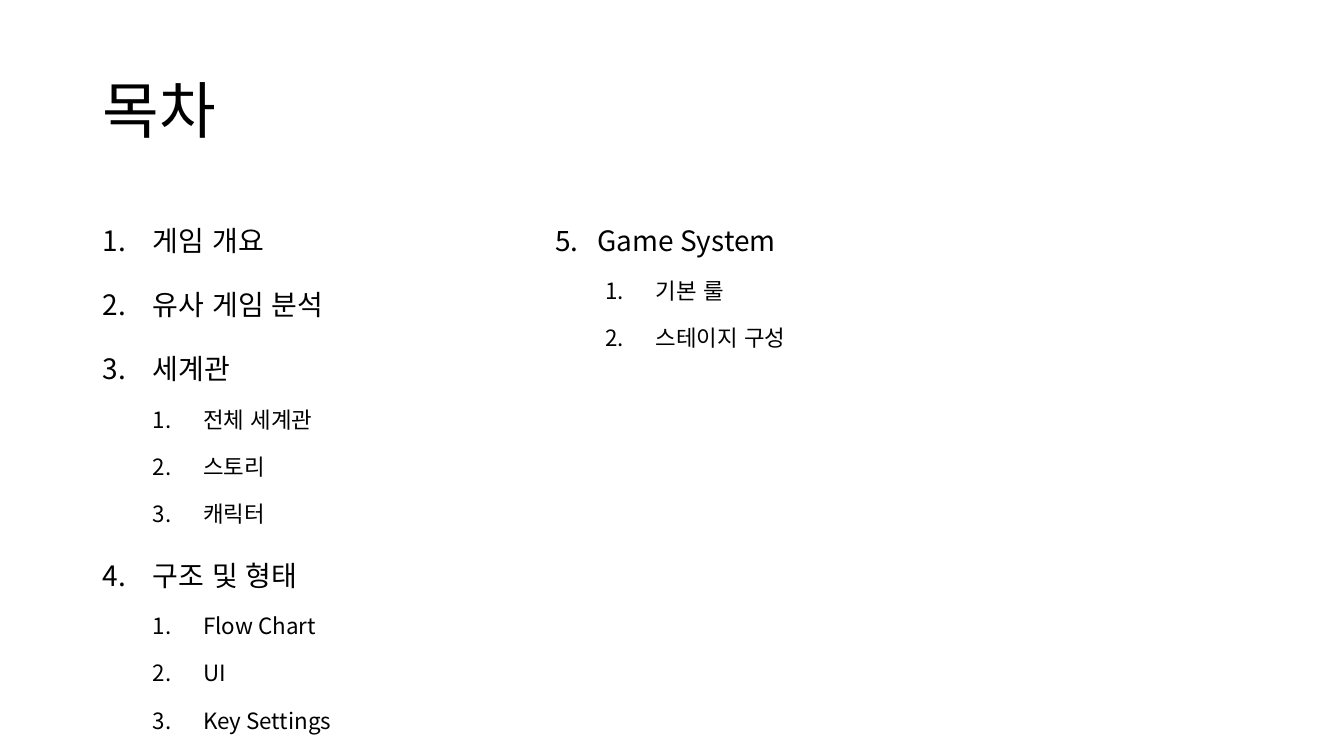
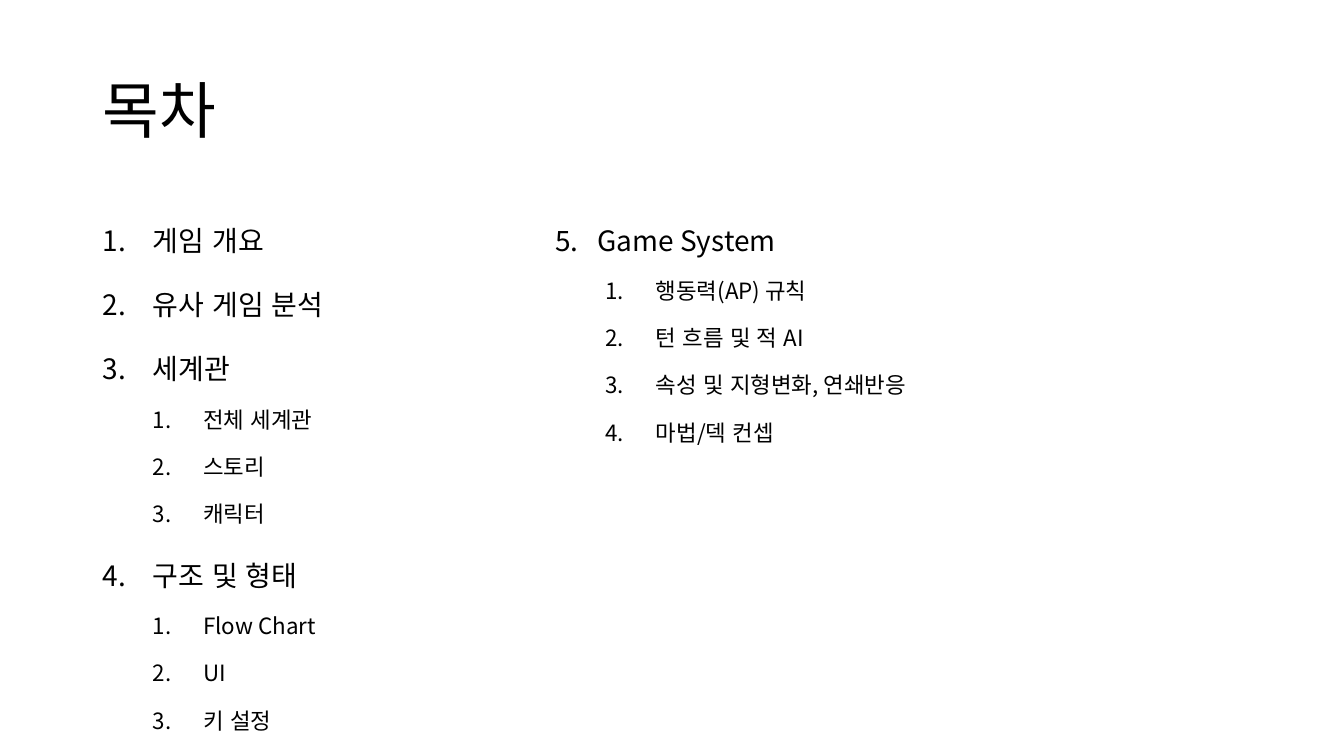
Before and after one commit to CrograNM/Project_Entropy, a slide deck: slide 2 of _문서/_Project Entropy 기획문서.pptx. Drawn at 1344x756 pixels with LibreOffice and Linux fonts; fonts in the diff are those of the drawing. Boxes give left, top, right and bottom in pixels: in the first picture for what was removed or moved away, otherwise in the second. Text is boxed around its words. In the diff, an @@ line names an element or a change of style, - is before the commit and + after.

Commit message:
#기획 : 속성 별 특징, 지형 속성 정리

```diff
--- a/_문서/_Project Entropy 기획문서.pptx
+++ b/_문서/_Project Entropy 기획문서.pptx
@@ text at box(656, 280, 906, 445): text changed @@
-  1. 기본 룰
-  2. 스테이지 구성
+  1. 행동력(AP) 규칙
+  2. 턴 흐름 및 적 AI
+  3. 속성 및 지형변화, 연쇄반응
+  4. 마법/덱 컨셉
@@ text at box(203, 710, 271, 731): text changed @@
-  3. Key Settings
+  3. 키 설정
```
Also in this commit, not shown: 4 other slides changed, 1 slide added.
